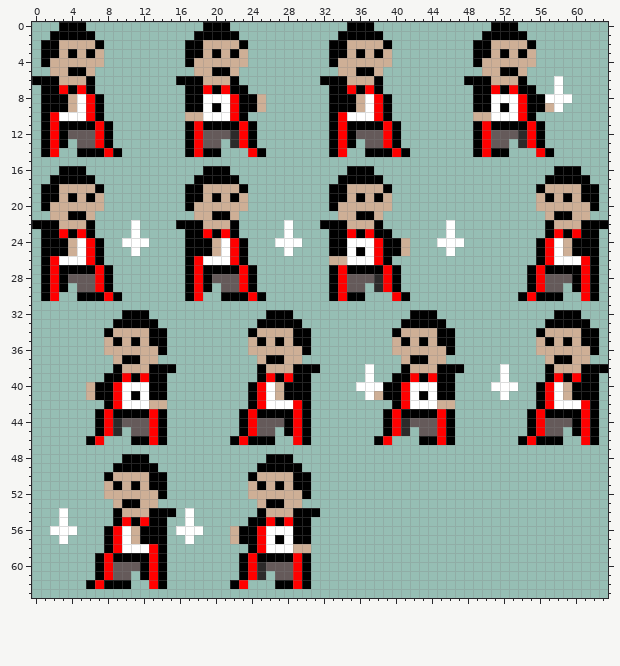
Two states of a pixel-art sprite, 2DGame/Assets/_Project/Art/Sprites/Enemies_Scary_theme/png_files/vampire.png. That is the earlier state.
The file is 64x64 pixels.
Now the later version:
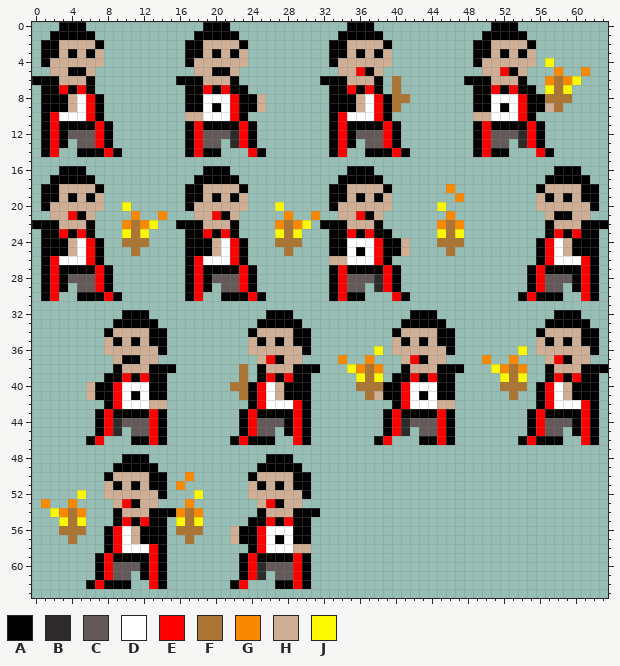
Palette (. is transparent): A #000000  B #2c2a2a  C #655a5a  D #ffffff  E #ff0000  F #ac7533  G #fb8900  H #ceaf96  J #fbf800
The exact change:
Colour A gives way to colour E in row 5 at x 36 and 52; in row 21 at x 4, 20 and 36; in row 37 at x 26, 42 and 58; in row 53 at x 10 and 26.
The edit adds colour F in rows 6 to 7 at x 40; in row 8 at x 40 to 41; in row 9 at x 40; in rows 38 to 39 at x 23 and 53; in row 40 at x 22 to 23 and 54; in row 41 at x 23 and 53.
The edit adds colour F in rows 54 to 55 at x 4; in row 56 at x 5; in row 57 at x 4.
Colour D gives way to colour F in rows 6 to 7 at x 58; in row 8 at x 57 to 59; in row 9 at x 58; in rows 22 to 23 at x 11, 28 and 46; in row 24 at x 10 to 12, 27 to 29 and 45 to 47; in row 25 at x 11, 28 and 46.
Colour D gives way to colour F in rows 38 to 39 at x 37; in row 40 at x 36 to 38 and 52 to 53; in row 41 at x 37; in rows 54 to 55 at x 17; in row 56 at x 3 to 4 and 16 to 18; in row 57 at x 17.
The edit adds colour G in row 5 at x 58 and 61; in row 6 at x 57 and 59; in row 18 at x 46; in row 19 at x 47; in row 21 at x 11, 14, 28, 31 and 46; in row 22 at x 10, 12, 27, 29, 45 and 47.
The edit adds colour G in row 37 at x 34, 37, 50 and 53; in row 38 at x 36, 38 and 54; in row 50 at x 17; in row 51 at x 16; in row 53 at x 1, 4 and 17; in row 54 at x 5, 16 and 18.
Colour D gives way to colour G in row 38 at x 52; in row 54 at x 3.
The edit adds colour J in row 4 at x 57; in row 6 at x 60; in row 7 at x 57 and 59; in row 20 at x 10, 27 and 45; in row 22 at x 13 and 30; in row 23 at x 10, 12, 27, 29, 45 and 47.
The edit adds colour J in row 36 at x 38 and 54; in row 38 at x 35 and 51; in row 39 at x 36, 38 and 54; in row 52 at x 5 and 18; in row 54 at x 2; in row 55 at x 5, 16 and 18.
Colour D gives way to colour J in row 39 at x 52; in row 55 at x 3.
Colour D is removed in row 40 at x 51; in row 41 at x 52; in row 56 at x 2; in row 57 at x 3.
